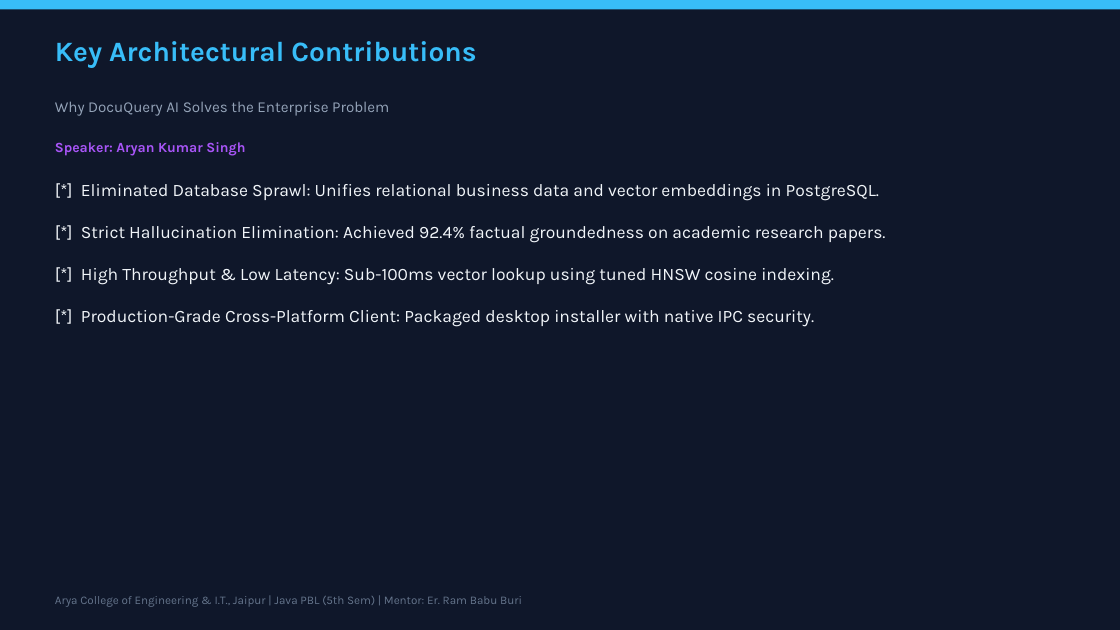
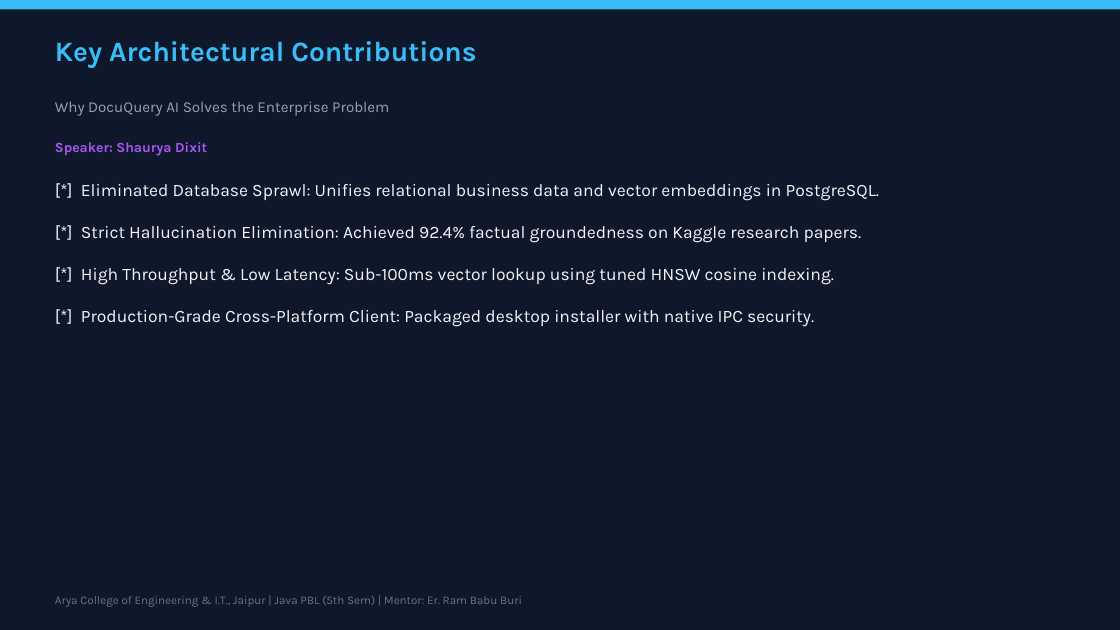
Before and after one commit to shauryadixit005-lab/RAG_Project, a slide deck: slide 14 of submission_reports/DocuQuery_AI_Presentation.pptx. Drawn at 1120x630 pixels with LibreOffice and Linux fonts; fonts in the diff are those of the drawing. Boxes give left, top, right and bottom in pixels: in the first picture for what was removed or moved away, otherwise in the second. Text is boxed around its words. In the diff, an @@ line names an element or a change of style, - is before the commit and + after.

```diff
--- a/submission_reports/DocuQuery_AI_Presentation.pptx
+++ b/submission_reports/DocuQuery_AI_Presentation.pptx
@@ text at (55, 142, 207, 156): text changed @@
-Speaker: Aryan Kumar Singh
+Speaker: Shaurya Dixit
@@ text at (81, 184, 879, 327): text changed @@
-[*] Eliminated Database Sprawl: Unifies relational business data and vector embeddings in PostgreSQL.
-[*] Strict Hallucination Elimination: Achieved 92.4% factual groundedness on academic research papers.
-[*] High Throughput & Low Latency: Sub-100ms vector lookup using tuned HNSW cosine indexing.
-[*] Production-Grade Cross-Platform Client: Packaged desktop installer with native IPC security.
+[*] Eliminated Database Sprawl: Unifies relational business data and vector embeddings in PostgreSQL.
+[*] Strict Hallucination Elimination: Achieved 92.4% factual groundedness on Kaggle research papers.
+[*] High Throughput & Low Latency: Sub-100ms vector lookup using tuned HNSW cosine indexing.
+[*] Production-Grade Cross-Platform Client: Packaged desktop installer with native IPC security.
```
Also in this commit, not shown: 14 other slides changed, 21 other files.
